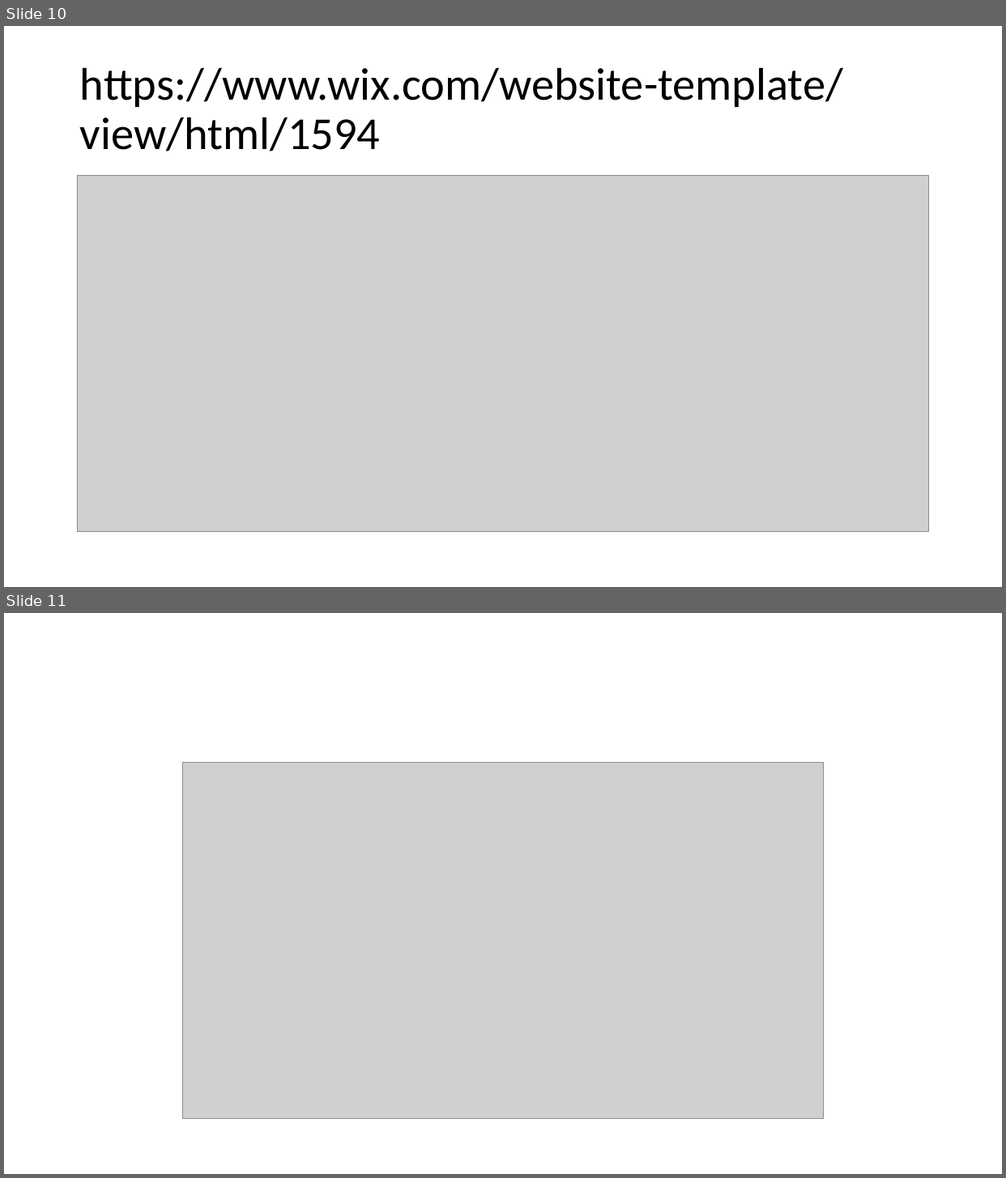
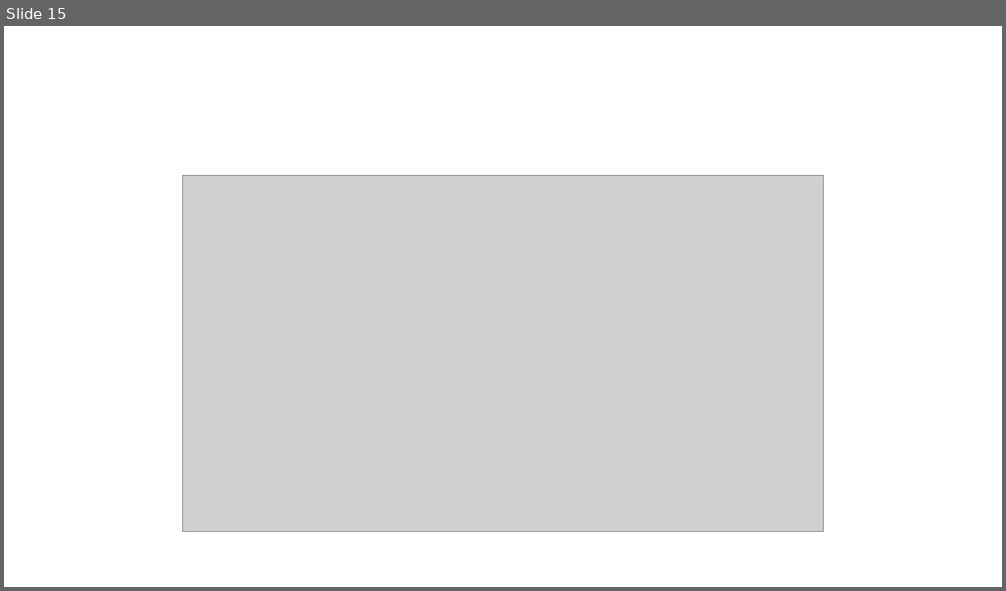
Before and after one commit to bloggrammer/Edu-Ansa, a slide deck: docs/EASite.pptx. Shown one above the other, each under a label of ours: slides 10 and 11 before the commit, slide 15 after it. The pictures are 1006x1178 and 1006x591 pixels, drawn with LibreOffice and Linux fonts; fonts in the diff are those of the drawing; grey boxes stand for pictures. Boxes give left, top, right and bottom in pixels: in the first picture for what was removed or moved away, otherwise in the second. Text is boxed around its words. In the diff, an @@ line names an element or a change of style, - is before the commit and + after.

```diff
--- a/docs/EASite.pptx
+++ b/docs/EASite.pptx
@@ slide 10 removed at (x1=4, y1=26, x2=1002, y2=587), background #FFFFFF @@
@@ title removed at (x1=80, y1=67, x2=843, y2=152) @@
-https://www.wix.com/website-template/view/html/1594
@@ picture removed at (x1=78, y1=176, x2=928, y2=532) @@
@@ what was slide 11 is now slide 15 @@
```
Also in this commit, not shown: 5 slides added, 13 other files.
